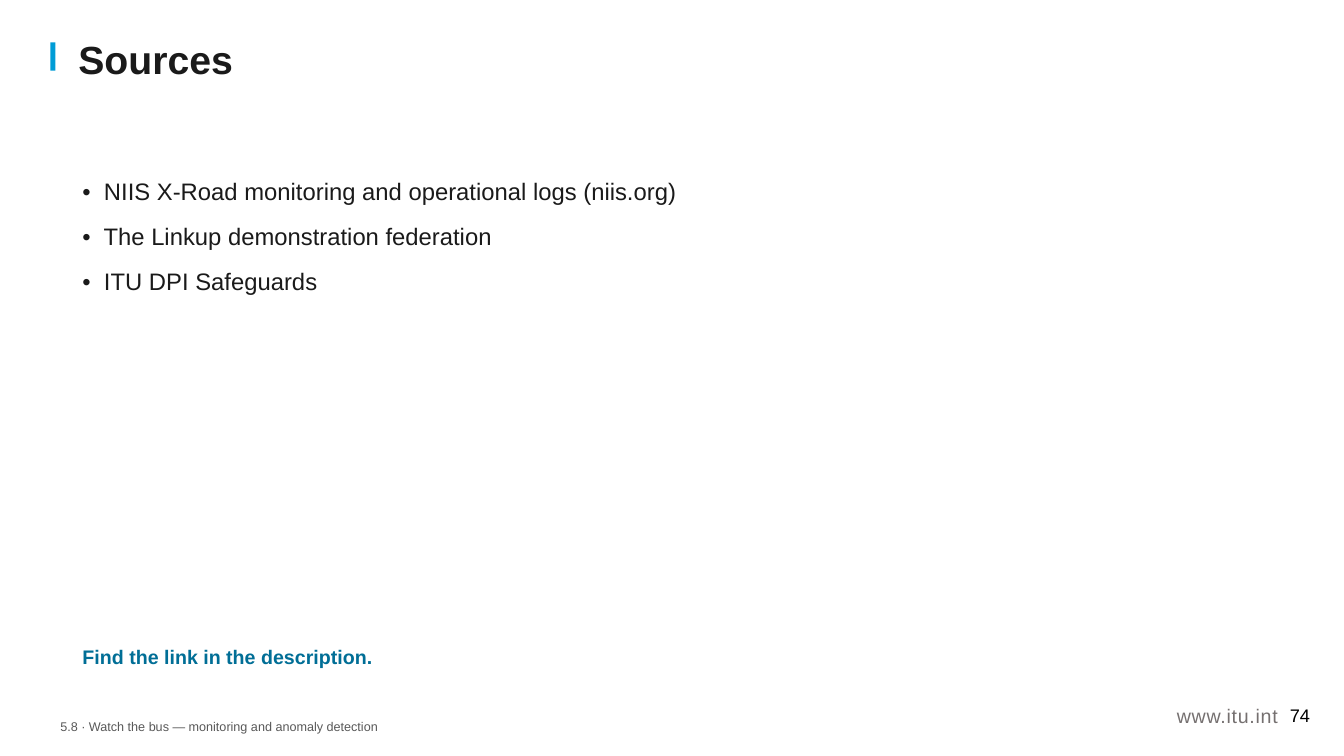
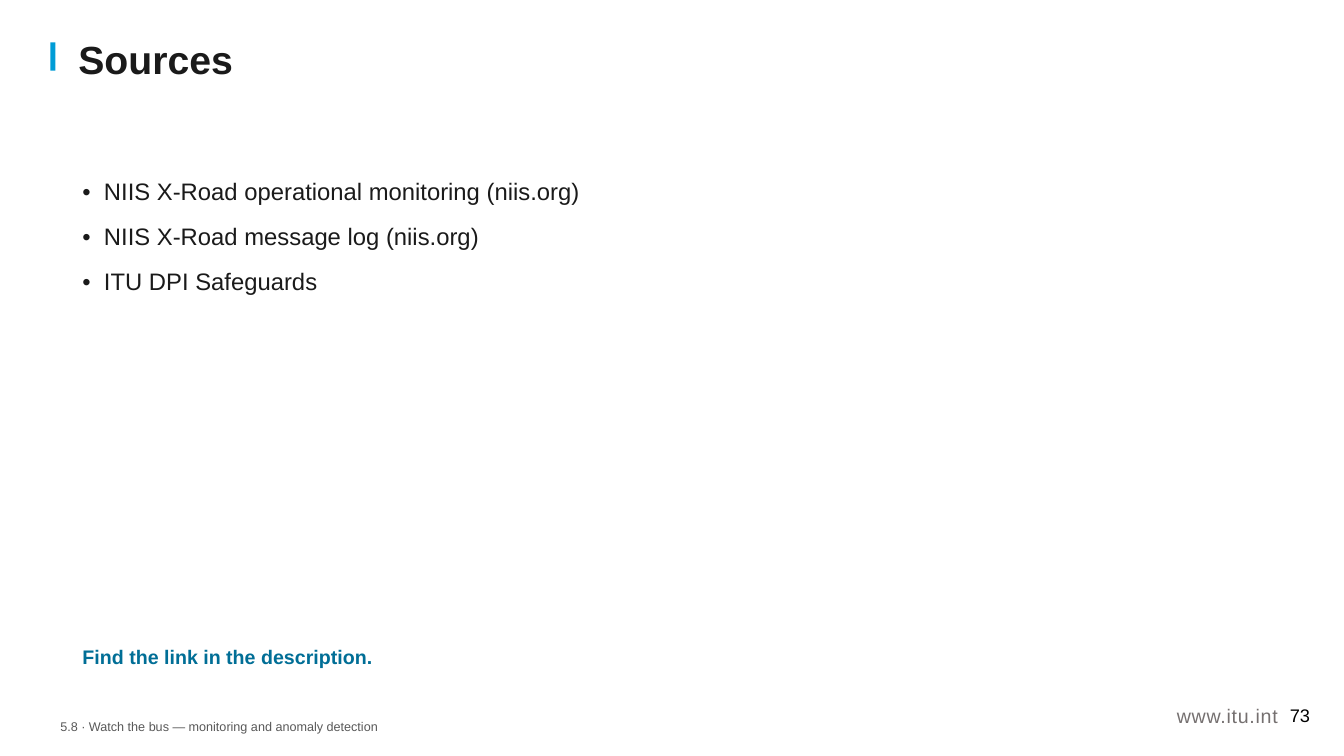
Before and after one commit to aarelaponin/geatdm-framework, a slide deck: slide 73 of 10-Knowledge-Products/KP2-GIF/videos/module_5/en/decks/KP2_M5_Deck_v0.3.pptx (slide 74 before the commit). Drawn at 1344x756 pixels with LibreOffice and Linux fonts; fonts in the diff are those of the drawing. Boxes give left, top, right and bottom in pixels: in the first picture for what was removed or moved away, otherwise in the second. Text is boxed around its words. In the diff, an @@ line names an element or a change of style, - is before the commit and + after.

```diff
--- a/10-Knowledge-Products/KP2-GIF/videos/module_5/en/decks/KP2_M5_Deck_v0.3.pptx
+++ b/10-Knowledge-Products/KP2-GIF/videos/module_5/en/decks/KP2_M5_Deck_v0.3.pptx
@@ text at [104, 182, 580, 250]: text changed @@
-• NIIS X-Road monitoring and operational logs (niis.org)
-• The Linkup demonstration federation
+• NIIS X-Road operational monitoring (niis.org)
+• NIIS X-Road message log (niis.org)
@@ page number at [1290, 709, 1310, 722]: text changed @@
-74
+73
```
Also in this commit, not shown: 5 other slides changed, 1 slide removed, 16 other files.
